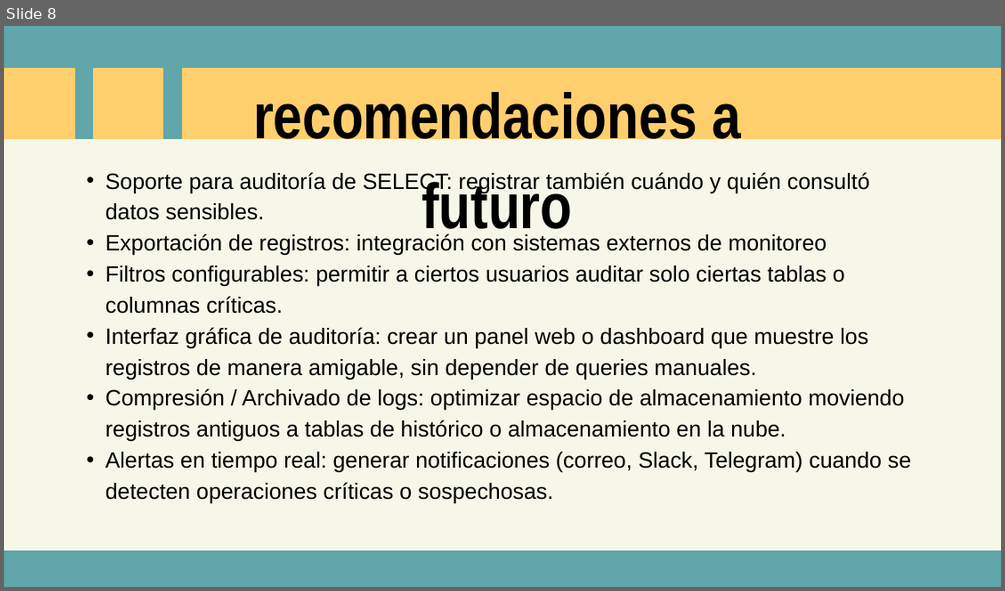
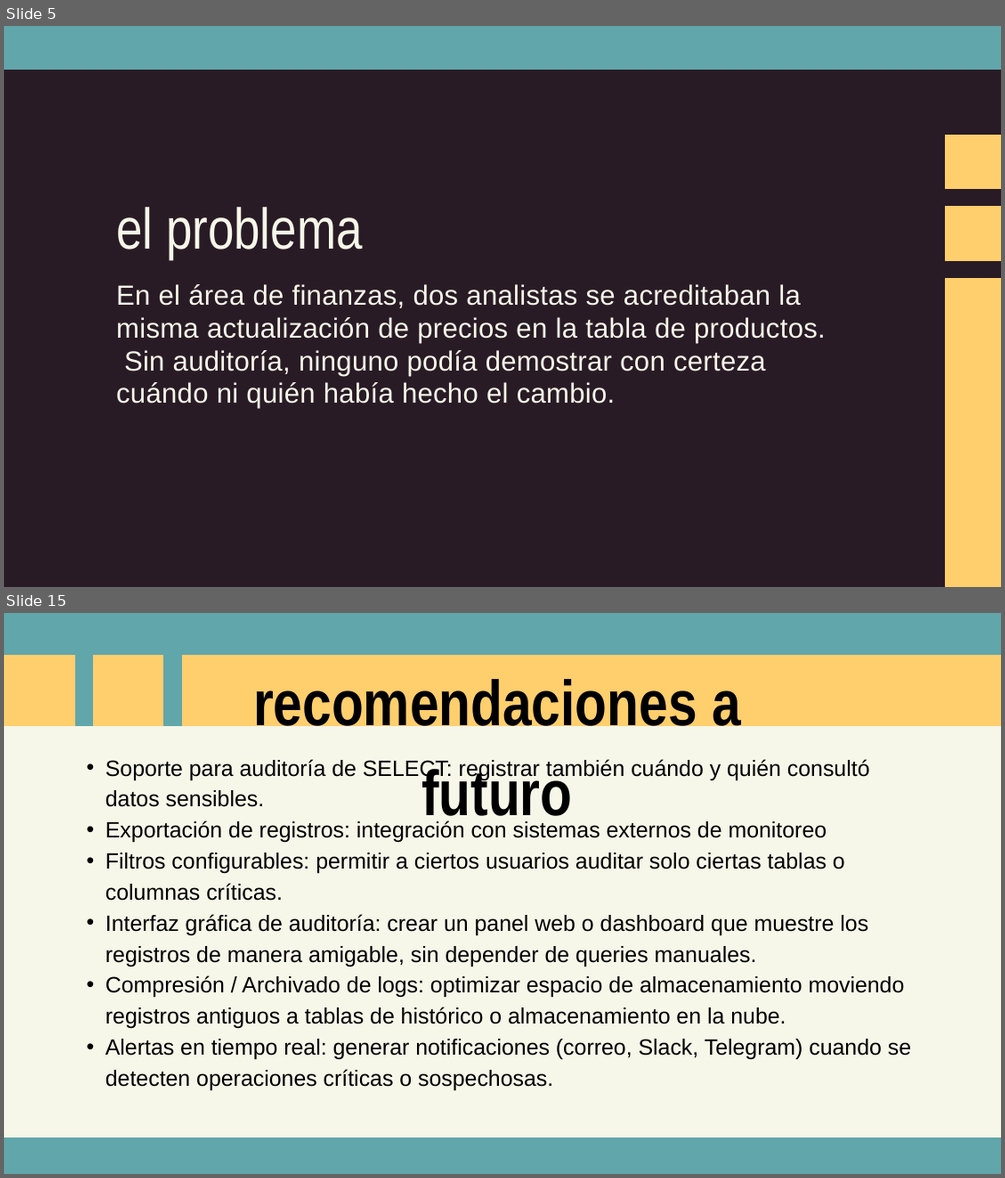
Before and after one commit to JairoGH16/PostgreSQL-AutoAudit, a slide deck: ProjectPresentation.pptx. Shown one above the other, each under a label of ours: slide 8 before the commit, slides 5 and 15 after it; the slides between them are not shown. The pictures are 1005x591 and 1005x1178 pixels, drawn with LibreOffice and Linux fonts; fonts in the diff are those of the drawing. Boxes give left, top, right and bottom in pixels: in the first picture for what was removed or moved away, otherwise in the second. Text is boxed around its words. In the diff, an @@ line names an element or a change of style, - is before the commit and + after.

```diff
--- a/ProjectPresentation.pptx
+++ b/ProjectPresentation.pptx
@@ slide 5 added at (x1=4, y1=26, x2=1001, y2=587), background #291B25 @@
@@ freeform shape added at (x1=4, y1=26, x2=1001, y2=70), fill #61A6AB @@
@@ freeform shape added at (x1=945, y1=135, x2=1001, y2=189), fill #FFCE6D @@
@@ text added at (x1=116, y1=207, x2=363, y2=259), 83 pt, text #F6F6E9 @@
+el problema
@@ freeform shape added at (x1=945, y1=207, x2=1001, y2=261), fill #FFCE6D @@
@@ text added at (x1=116, y1=284, x2=825, y2=409), 40 pt, text #F6F6E9 @@
+En el área de finanzas, dos analistas se acreditaban la misma actualización de precios en la tabla de productos.
+Sin auditoría, ninguno podía demostrar con certeza cuándo ni quién había hecho el cambio.
@@ freeform shape added at (x1=945, y1=278, x2=1001, y2=587), fill #FFCE6D @@
@@ what was slide 8 is now slide 15 @@
```
Also in this commit, not shown: 1 slide changed, 7 other slides added, 1 slide removed, 17 other files.
